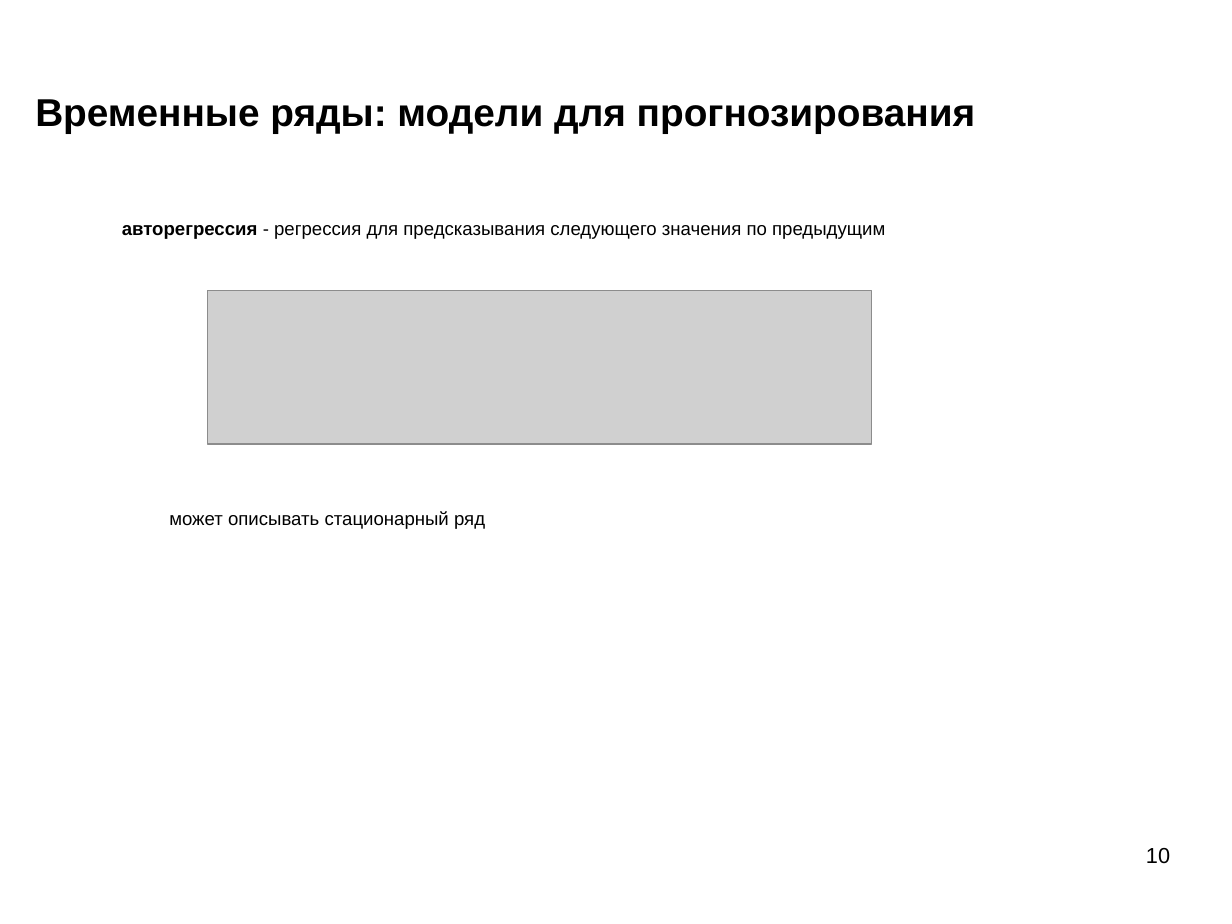
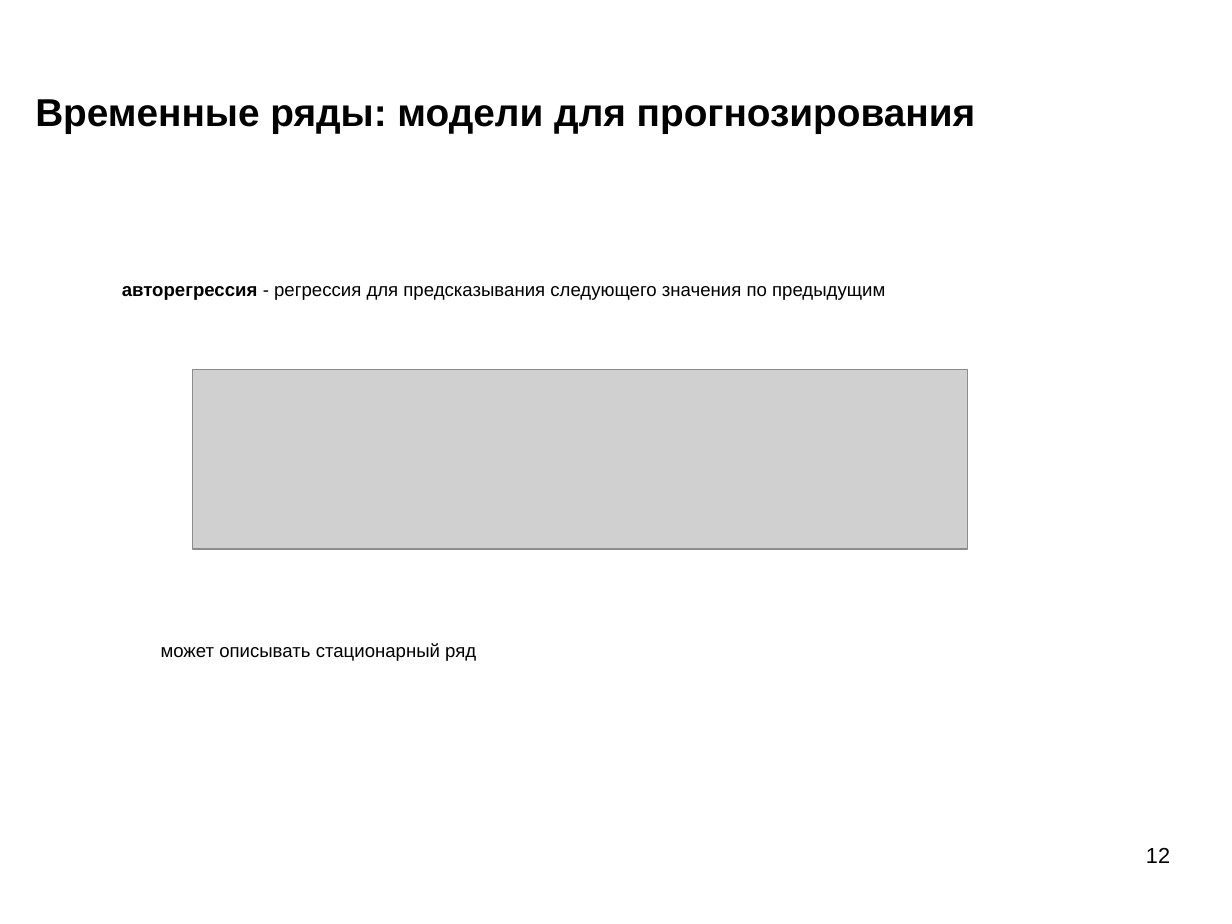
Before and after one commit to mechanoid5/ml_lectorium_2024_I, a slide deck: slide 12 of 22-time-series.odp (slide 10 before the commit). Drawn at 1232x924 pixels with LibreOffice and Linux fonts; fonts in the diff are those of the drawing; grey boxes stand for pictures; background and template pictures are left out. Boxes give left, top, right and bottom in pixels: in the first picture for what was removed or moved away, otherwise in the second. Text is boxed around its words. In the diff, an @@ line names an element or a change of style, - is before the commit and + after.

```diff
--- a/22-time-series.odp
+++ b/22-time-series.odp
@@ text "авторегрессия - регрессия для предсказывания ...": place and size @@
-text "авторегрессия - регрессия для предсказывания ..." at (122,225,885,239)
+text "авторегрессия - регрессия для предсказывания ..." at (122,286,885,300)
@@ picture: place and size @@
-picture at (208,291,872,444)
+picture at (192,370,968,550)
@@ text "может описывать стационарный ряд": place and size @@
-text "может описывать стационарный ряд" at (169,511,485,529)
+text "может описывать стационарный ряд" at (161,643,476,661)
@@ page number at (1146,848,1170,863): text changed @@
-10
+12
```
Also in this commit, not shown: 6 other slides changed, 3 slides added, 3 other files.
